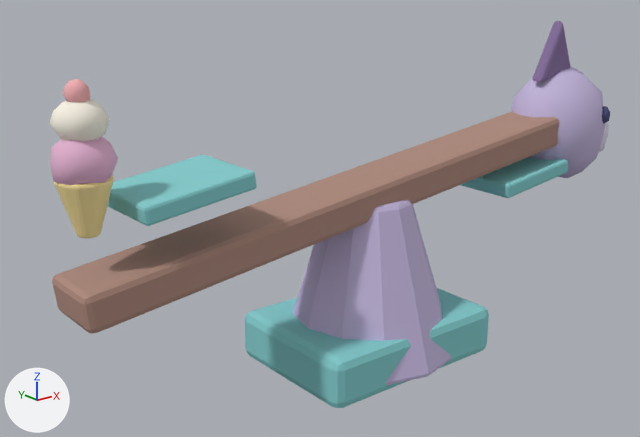
The glTF model assets/sky_lagoon/lagoon_kit/lagoon_play_seesaw.glb, before and after one commit.
Rendered twice from a 50 mm camera at (-6.22, -6.92, 4.59) aimed at (-0.37, 0.39, 1.66). Lighting does not change. The marker at lower left points along +X, +Y and +Z. The first picture is the older version. Vertices at exactly the same position are counted once.

The first picture shows 'lagoon_play_seesaw.001'.
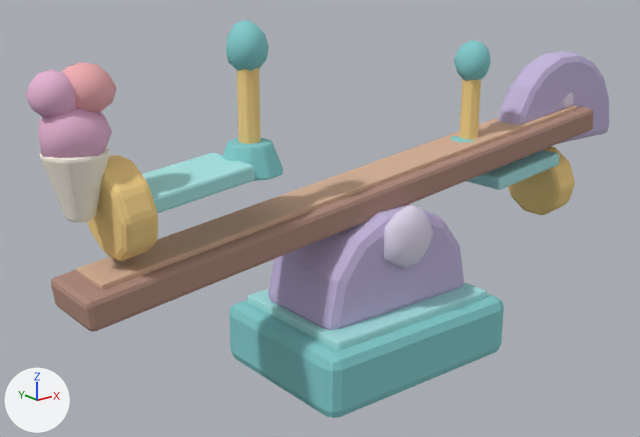
What differs and where, as boxes [x1, y1, x2, y2] in the pictures (640 x 437 px; the box of a moved part takes in the faces that stretch with it):
'lagoon_play_seesaw.001', reshaped, moved: before [49, 21, 610, 408]; after [26, 19, 609, 418]
part 1 of me_cube_004, moved or reshaped: before [245, 288, 489, 408]; after [229, 293, 504, 418]
part 2 of me_cube_004, moved or reshaped: before [107, 155, 257, 226]; after [142, 153, 255, 213]
part 3 of me_cube_004, moved or reshaped: before [461, 157, 568, 198]; after [467, 150, 559, 190]
part 4 of me_cube_004, moved or reshaped (mostly hidden afterwards): before [511, 66, 605, 178]; after [563, 92, 573, 108]
part 5 of me_cube_004, moved or reshaped: before [54, 175, 114, 239]; after [40, 148, 110, 223]
part 6 of me_cube_004, moved or reshaped: before [50, 136, 118, 185]; after [38, 108, 112, 158]
part 7 of me_cube_004, moved or reshaped: before [63, 79, 90, 102]; after [26, 69, 76, 118]
part 8 of me_cube_004, moved or reshaped: before [49, 98, 110, 142]; after [62, 62, 117, 113]
part 9 of me_cube_004, rebuilt (24% wider, 32% shorter): before [293, 200, 451, 385]; after [268, 204, 464, 330]
part 10 of me_cube_004, rebuilt (7% wider): before [52, 111, 560, 333]; after [51, 107, 593, 332]
part 11 of me_cube_004, deleted (purple): before [532, 21, 570, 82]
part 12 of me_cube_004, deleted (mostly hidden): before [599, 122, 609, 152]
part 13 of me_cube_004, deleted: before [602, 106, 610, 124]
part 14 of me_cube_004, added: after [76, 19, 609, 350]

What changed in the scene script:
```text
Change me_cube_004:
    remove me_cube_004.from_pydata(...)  # 772 vertices, 1488 faces; spans x -3.51..4.08, y -0.98..0.98, z -0.28..3.3
    add me_cube_004.from_pydata(...)  # 1760 vertices, 3428 faces; spans x -3.65..4.18, y -0.95..0.95, z -0.35..3.52
    me_cube_004 part 1: the loose piece of 56 vertices spanning x -1.15..1.15, y -0.85..0.85, z -0.28..0.28 is scaled about its middle by (1.12, 1.11, 1.25)
    me_cube_004 part 2: the loose piece of 56 vertices spanning x -2.93..-1.77, y -0.45..0.45, z 1.94..2.26 is scaled about its middle by (1, 0.773, 0.943), then moved by (0.05, 0.0, 0.0), in mat_slq_aqua (cyan #a8e5e5)
    me_cube_004 part 3: the loose piece of 56 vertices spanning x 1.77..2.93, y -0.45..0.45, z 1.34..1.66 is scaled about its middle by (1, 0.773, 0.943), then moved by (-0.05, 0.0, 0.04), in mat_slq_aqua (cyan #a8e5e5)
    me_cube_004 part 4: the loose piece of 42 vertices spanning x 2.56..3.97, y -0.55..0.57, z 1.29..2.77 is scaled about its middle by (0.351, 0.407, 0.342), then moved by (-0.09, -0.01, 0.28), in mat_slq_lavender_light (white #e2daef)
    me_cube_004 part 5: the loose piece of 140 vertices spanning x -3.48..-3.0, y -0.25..0.25, z 1.82..2.34 is scaled about its middle by (1.16, 1.16, 1.15), then moved by (-0.06, 0.0, 0.16), in mat_slq_cream (white #faf5e6)
    me_cube_004 part 6: the loose piece of 42 vertices spanning x -3.51..-2.96, y -0.28..0.28, z 2.21..2.75 is scaled about its middle by (1.07, 1.07, 1.08), then moved by (-0.06, 0.0, 0.2)
    me_cube_004 part 7: the loose piece of 42 vertices spanning x -3.35..-3.13, y -0.11..0.11, z 2.95..3.17 is scaled about its middle by (1.91, 1.91, 1.82), then moved by (-0.2, 0.0, -0.04), in mat_slq_rose (pink #e7b5d4)
    me_cube_004 part 8: the loose piece of 42 vertices spanning x -3.47..-3.01, y -0.24..0.23, z 2.61..3.02 is scaled about its middle by (1.09, 1.09, 1.1), then moved by (0.06, 0.0, 0.22), in mat_slq_coral (pink #f1afb3)
    me_cube_004 part 9: the loose piece of 72 vertices spanning x -0.98..0.98, y -0.98..0.98, z -0.19..1.61 is rebuilt with 76 vertices and now spans x -1.02..1.02, y -0.57..0.57, z 0.36..1.51
    me_cube_004 part 10: the loose piece of 56 vertices spanning x -3.49..3.49, y -0.36..0.36, z 1.05..2.27 is rebuilt with 56 vertices and now spans x -3.49..3.49, y -0.39..0.39, z 1.05..2.19
    me_cube_004 part 11: the loose piece of 42 vertices spanning x 2.72..3.33, y -0.08..0.08, z 2.59..3.3 is deleted
    me_cube_004 part 12: the loose piece of 42 vertices spanning x 3.42..4.08, y -0.37..0.39, z 1.48..2.14 is deleted
    me_cube_004 part 13: the loose piece of 42 vertices spanning x 3.51..3.72, y -0.49..-0.31, z 2.01..2.24 is deleted
    me_cube_004 part 14: 1152 vertices added at x -3.28..4.18, y -0.8..0.8, z 0.28..3.52
    other edits to the shape of me_cube_004 do not show in these pictures
    remove me_cube_004.materials.append(mat_slq_butter)  # yellow #f8e29e
    remove me_cube_004.materials.append(mat_slq_navy)  # dark blue #484d76
    remove me_cube_004.materials.append(mat_slq_plum)  # purple #866f9e
    add me_cube_004.materials.append(mat_slq_aqua)  # cyan #a8e5e5
    add me_cube_004.materials.append(mat_slq_wood_light)  # beige #d4af95
    add me_cube_004.materials.append(mat_slq_gold)  # beige #f5d389
Change ob_lagoon_play_seesaw_001:
    ob_lagoon_play_seesaw_001.location: (0.0, 0.0, 0.34) -> (0.0, 0.0, 0.38)
```
